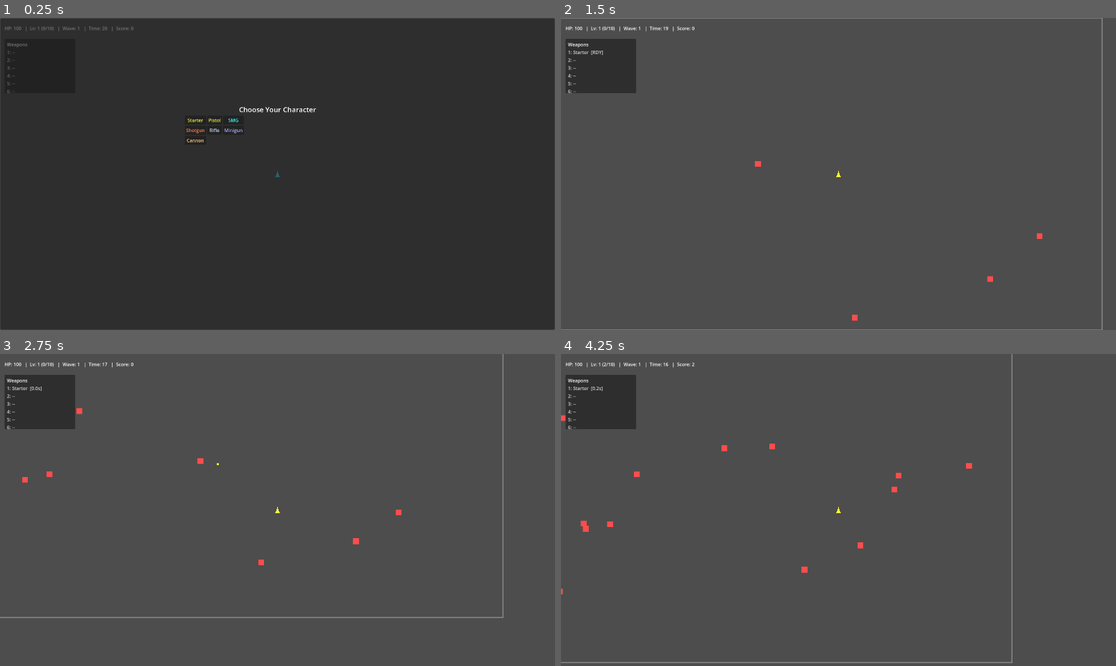
Above: before the commit, frames 1-4 (two rows, left to right).
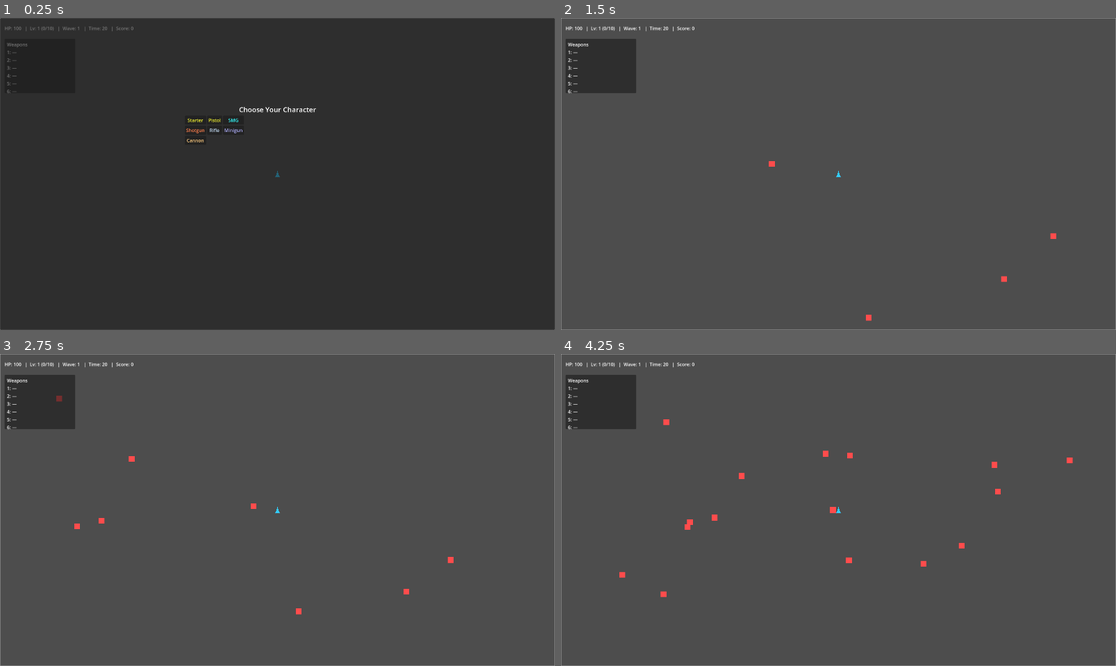
Above: after the commit, the same moments.

Repository: Deitox/Dexcoto
Game: Godot game, scene res://scenes/Main.tscn
Two runs of this game, one before a commit and one after it. Both use one fixed random seed, a clock stepped at 60 frames per second and the inputs below.
Inputs:
- Up to frame 1 (0.25 s): no input
- Up to frame 2 (1.5 s): click "Starter" at 0.5 s; tap Enter at 1.25 s; hold Right (ui_right) from 1.28 s (still down)
- Up to frame 3 (2.75 s): release Right (ui_right) at 2.03 s; hold Down (ui_down) from 2.03 s (still down)
- Up to frame 4 (4.25 s): release Down (ui_down) at 2.78 s; hold Right (ui_right) 2.78-3.53 s; hold Up (ui_up) from 3.53 s (still down)

The runs differ from the first frame. In frame 1, less than 0.1% of the frame differs, in the area x 2-4%, y 10-22%; in frame 2, 0.7%; in frame 3, 1.7%; in frame 4, 2.0%, in the area x 0-100%, y 0-100%.
Error after the commit: Parse Error: Used tab character for indentation instead of space as used before in the file. (res://scripts/player.gd:85)

Commit message:
perf: cap projectiles and attack speed; scale enemy power over count\\n\\n- Player: cap total projectiles at 10, convert overflow to damage; clamp weapon cooldowns; convert surplus proj/AS upgrades to damage\\n- Main: add soft/hard enemy caps (40/60); scale tier with wave; limit spawns by cap\\n- Turret: enforce minimum fire interval to avoid spam

Diff:
--- a/scripts/main.gd
+++ b/scripts/main.gd
@@ -35,6 +35,10 @@
 const ShopDB = preload("res://scripts/shop.gd")
 const TURRET_SCENE: PackedScene = preload("res://scenes/Turret.tscn")
 
+# Performance caps
+const SOFT_CAP_ENEMIES: int = 40
+const MAX_ENEMIES: int = 60
+
 var wave: int = 1
 var score: int = 0
 var wave_time: float = 20.0
@@ -128,14 +132,18 @@
 	var base_count := 2 + int(round(float(wave) * 1.5))
 
 	var enemies := _active_enemies_count()
-	var soft_cap := 40
+	var soft_cap := SOFT_CAP_ENEMIES
 	var count := base_count
-	var tier := 1
+	# Scale enemy power with wave to avoid excessive counts
+	var tier := 1 + int(floor(max(0.0, float(wave - 1)) / 3.0))
 	if enemies > soft_cap:
 		# reduce count and increase tier to keep pressure without clutter
 		var over := enemies - soft_cap
 		count = max(1, int(round(float(base_count) * 0.4)))
-		tier = 1 + min(3, int(floor(float(over) / 20.0)) + 1)
+		tier += min(3, int(floor(float(over) / 20.0)) + 1)
+	# Hard cap: never exceed MAX_ENEMIES active
+	var allowed := max(0, MAX_ENEMIES - enemies)
+	count = min(count, allowed)
 	for i in range(count):
 		var pos := _random_spawn_position()
 		if enemy_pool and enemy_pool.has_method("spawn_enemy"):
@@ -150,7 +158,7 @@
 
 func _adjust_spawning() -> void:
 	var enemies := _active_enemies_count()
-	var soft_cap := 40
+	var soft_cap := SOFT_CAP_ENEMIES
 	if enemies > soft_cap:
 		spawn_timer.wait_time = min(3.0, spawn_timer.wait_time * 1.25)
 	else:
--- a/scripts/player.gd
+++ b/scripts/player.gd
@@ -30,6 +30,12 @@
 @onready var bullet_pool: Node = null
 
 signal died
+
+# Performance caps
+const MAX_TOTAL_PROJECTILES: int = 10
+const MAX_PROJECTILE_BONUS: int = 10 # cap on player.projectiles_per_shot
+const MAX_ATTACK_SPEED_MULT: float = 4.0
+const MIN_WEAPON_INTERVAL: float = 0.08
 
 func _ready() -> void:
     health = max_health
@@ -77,28 +83,34 @@
     return nearest
 
 func _update_weapons_fire(delta: float, target_pos: Vector2) -> void:
-    for i in range(weapons.size()):
-        var w: Dictionary = weapons[i]
-        w["cd"] = float(w.get("cd", 0.0)) - delta
-        if w["cd"] <= 0.0:
-            _fire_weapon_at(w, target_pos)
-            w["cd"] = float(w["fire_interval"]) / max(0.1, attack_speed_mult)
-        weapons[i] = w
+	for i in range(weapons.size()):
+		var w: Dictionary = weapons[i]
+		w["cd"] = float(w.get("cd", 0.0)) - delta
+		if w["cd"] <= 0.0:
+			_fire_weapon_at(w, target_pos)
+			var base_cd: float = float(w["fire_interval"]) / max(0.1, attack_speed_mult)
+			w["cd"] = max(MIN_WEAPON_INTERVAL, base_cd)
+		weapons[i] = w
 
 func _fire_weapon_at(w: Dictionary, pos: Vector2) -> void:
-    var dir: Vector2 = (pos - global_position).normalized()
-    var base_proj: int = int(w.get("projectiles", 1))
-    var shots: int = max(1, base_proj + projectiles_per_shot)
-    var dmg: int = int(round(int(w.get("damage", 10)) * damage_mult))
-    var spd: float = float(w.get("speed", 500.0)) * projectile_speed_mult
-    var color: Color = Color(w.get("color", bullet_color))
-    # Projectiles overload control
-    var current: int = get_tree().get_nodes_in_group("projectiles").size()
-    var soft_cap: int = 200
-    if current > soft_cap:
-        var scale_factor: float = clamp(float(soft_cap) / float(current), 0.3, 1.0)
-        shots = max(1, int(round(float(shots) * scale_factor)))
-        dmg = int(round(float(dmg) * (1.0 / scale_factor)))
+	var dir: Vector2 = (pos - global_position).normalized()
+	var base_proj: int = int(w.get("projectiles", 1))
+	var shots: int = max(1, base_proj + projectiles_per_shot)
+	var dmg: int = int(round(int(w.get("damage", 10)) * damage_mult))
+	var spd: float = float(w.get("speed", 500.0)) * projectile_speed_mult
+	var color: Color = Color(w.get("color", bullet_color))
+	# Cap total projectiles and convert overflow into proportional damage
+	if shots > MAX_TOTAL_PROJECTILES:
+		var scale_up: float = float(shots) / float(MAX_TOTAL_PROJECTILES)
+		shots = MAX_TOTAL_PROJECTILES
+		dmg = int(round(float(dmg) * scale_up))
+	# Projectiles overload control
+	var current: int = get_tree().get_nodes_in_group("projectiles").size()
+	var soft_cap: int = 200
+	if current > soft_cap:
+		var scale_factor: float = clamp(float(soft_cap) / float(current), 0.3, 1.0)
+		shots = max(1, int(round(float(shots) * scale_factor)))
+		dmg = int(round(float(dmg) * (1.0 / scale_factor)))
     if shots == 1:
         if bullet_pool and bullet_pool.has_method("spawn_bullet"):
             bullet_pool.call("spawn_bullet", global_position + dir * 16.0, dir, spd, dmg, color, 2.0)
@@ -148,6 +160,10 @@
     match t:
         "attack_speed":
             attack_speed_mult *= (1.0 + float(v))
+            if attack_speed_mult > MAX_ATTACK_SPEED_MULT:
+                var overflow_factor: float = attack_speed_mult / MAX_ATTACK_SPEED_MULT
+                attack_speed_mult = MAX_ATTACK_SPEED_MULT
+                damage_mult *= overflow_factor
         "damage":
             damage_mult *= (1.0 + float(v))
         "move_speed":
@@ -160,7 +176,13 @@
         "regen":
             regen_per_second += float(v)
         "projectiles":
-            projectiles_per_shot += int(v)
+            var add: int = int(v)
+            for i in range(add):
+                if projectiles_per_shot < MAX_PROJECTILE_BONUS:
+                    projectiles_per_shot += 1
+                else:
+                    # Convert surplus projectile into ~10% damage (approx equal to going from 10->11 projectiles)
+                    damage_mult *= 1.1
         _:
             pass
 
--- a/scripts/turret.gd
+++ b/scripts/turret.gd
@@ -12,6 +12,9 @@
 @onready var bullet_pool: Node = null
 var active: bool = true
 var pool: Node = null
+
+# Performance caps
+const MIN_TURRET_INTERVAL: float = 0.12
 
 func _ready() -> void:
     # Add to group only while active (in activate()).
@@ -53,7 +56,7 @@
         var target: Node2D = _get_nearest_enemy_in_range()
         if target:
             _shoot(target.global_position)
-            _cd = fire_interval
+            _cd = max(MIN_TURRET_INTERVAL, fire_interval)
 
 func _get_nearest_enemy_in_range() -> Node2D:
     var enemies: Array = get_tree().get_nodes_in_group("enemies")
